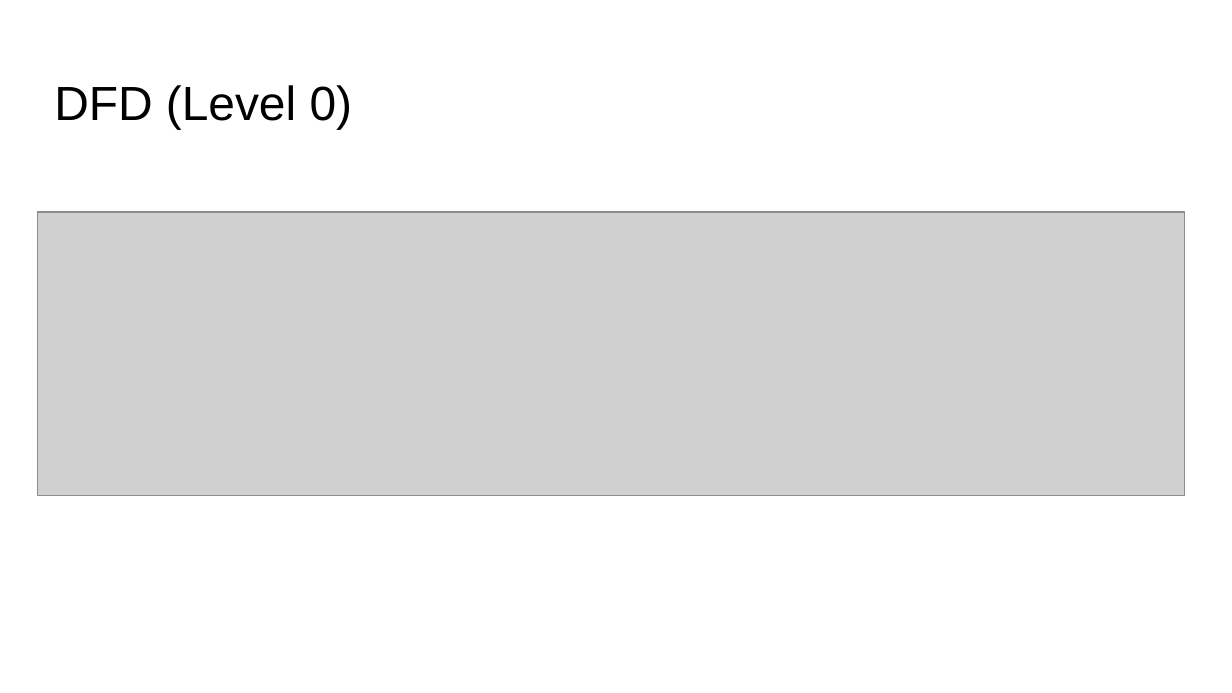
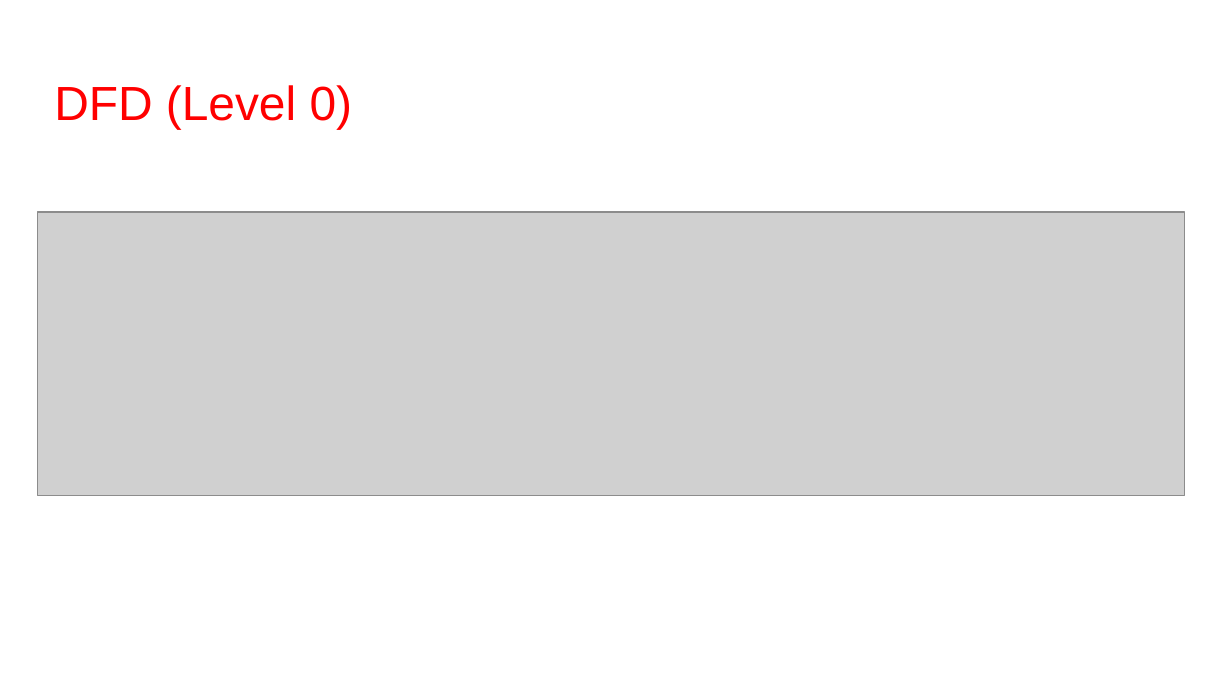
Before and after one commit to fanglores/Advanced-Software-Design, a slide deck: slide 6 of Practice Tasks/Task_3/Task 3.pptx (slide 4 before the commit). Drawn at 1232x693 pixels with LibreOffice and Linux fonts; fonts in the diff are those of the drawing; grey boxes stand for pictures. Boxes give left, top, right and bottom in pixels: in the first picture for what was removed or moved away, otherwise in the second. Text is boxed around its words. In the diff, an @@ line names an element or a change of style, - is before the commit and + after.

```diff
--- a/Practice Tasks/Task_3/Task 3.pptx
+++ b/Practice Tasks/Task_3/Task 3.pptx
@@ title "DFD (Level 0)" at [54,85,353,129]: text colour #000000 to #FF0000 @@
```
Also in this commit, not shown: 3 other slides changed, 3 slides added, 1 slide removed, 2 other files.
